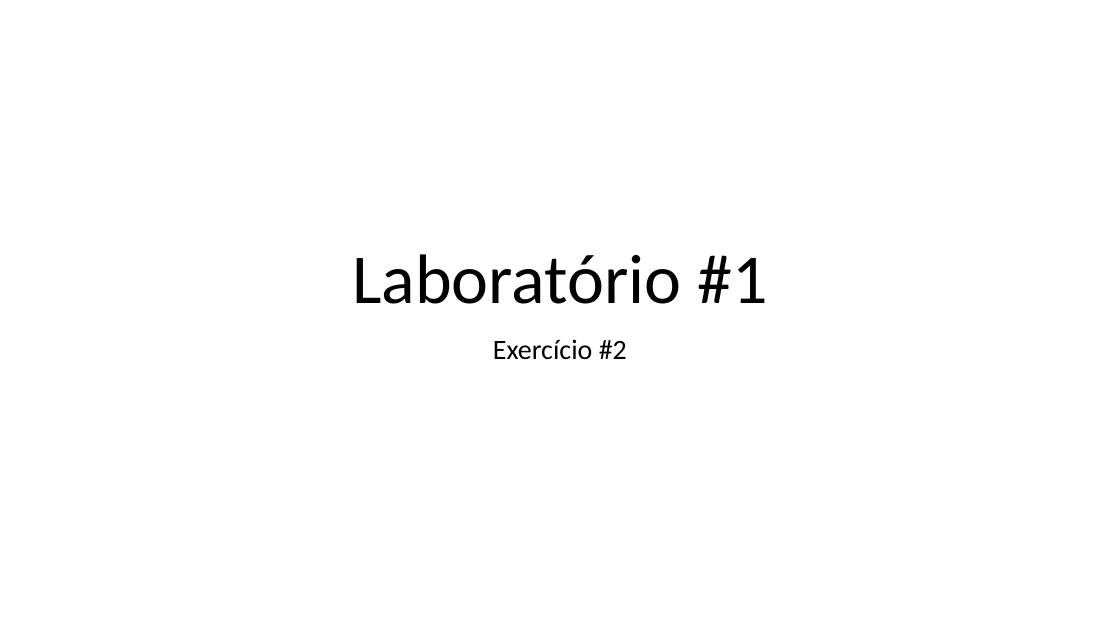
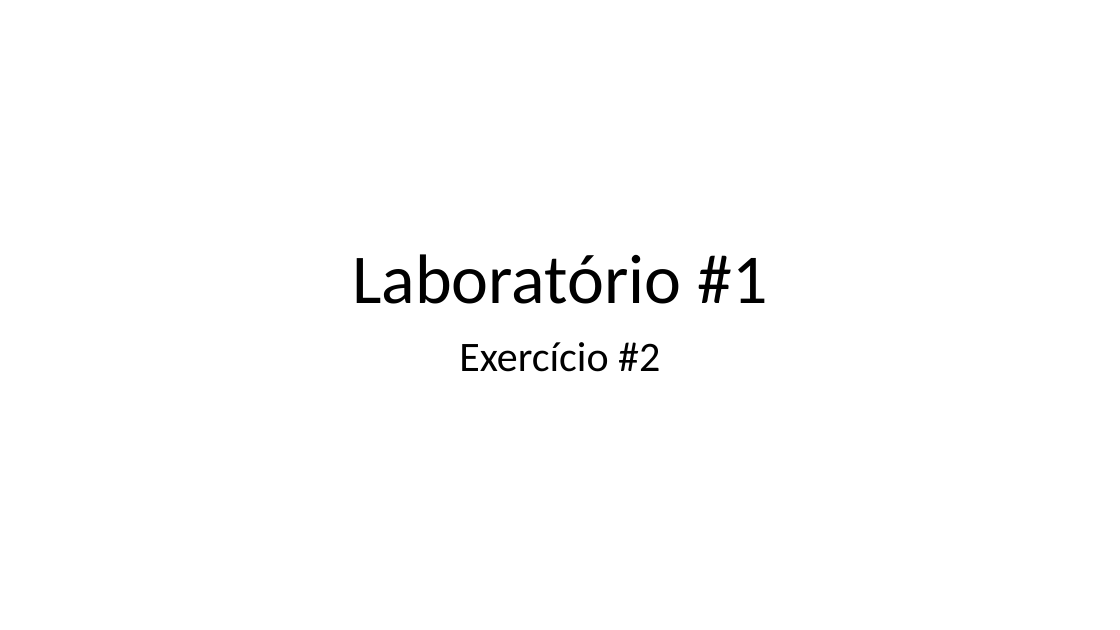
Before and after one commit to zz4fap/t320_aprendizado_de_maquina, a slide deck: slide 1 of slides/Lab1_Ex2.pptx. Drawn at 1120x630 pixels with LibreOffice and Linux fonts; fonts in the diff are those of the drawing. Boxes give left, top, right and bottom in pixels: in the first picture for what was removed or moved away, otherwise in the second. Text is boxed around its words. In the diff, an @@ line names an element or a change of style, - is before the commit and + after.

```diff
--- a/slides/Lab1_Ex2.pptx
+++ b/slides/Lab1_Ex2.pptx
@@ subtitle "Exercício #2" at [459, 342, 660, 372]: size 24 to 36 pt @@
```
Also in this commit, not shown: 2 other slides changed, 1 slide added, 3 other files.
